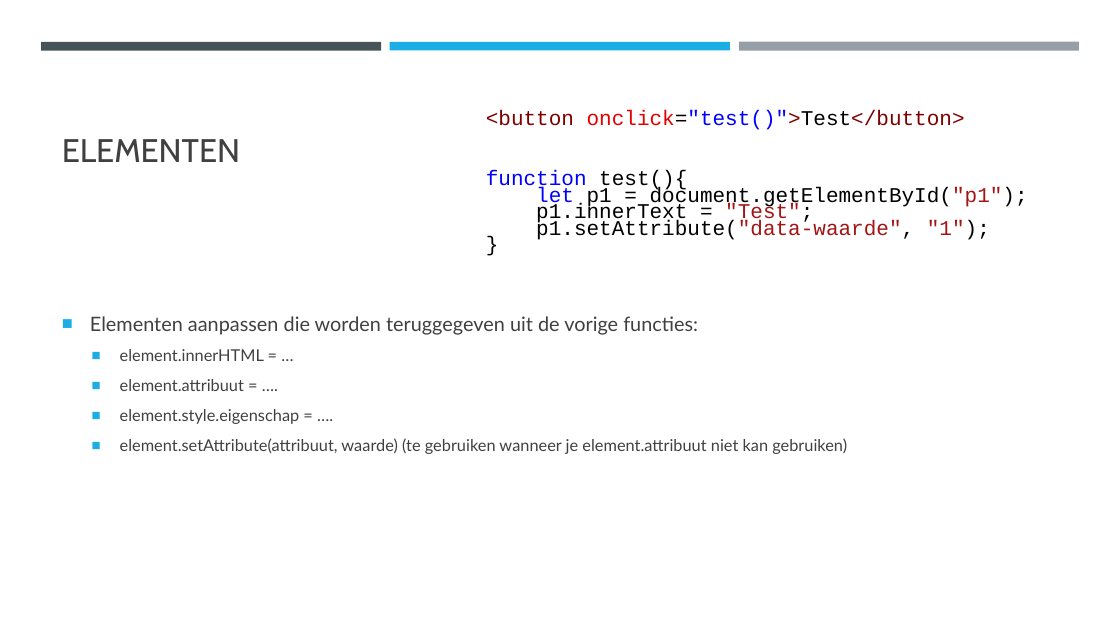
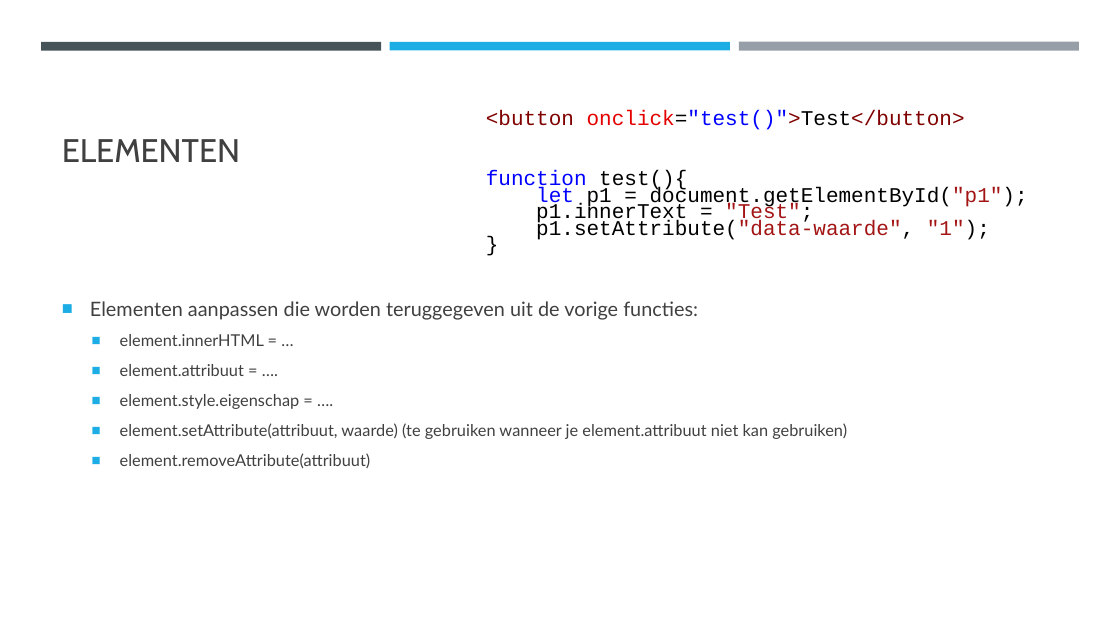
Before and after one commit to DhrLeroy/Webdesign, a slide deck: slide 50 of Webdesign.pptx (slide 49 before the commit). Drawn at 1120x630 pixels with LibreOffice and Linux fonts; fonts in the diff are those of the drawing. Boxes give left, top, right and bottom in pixels: in the first picture for what was removed or moved away, otherwise in the second. Text is boxed around its words. In the diff, an @@ line names an element or a change of style, - is before the commit and + after.

```diff
--- a/Webdesign.pptx
+++ b/Webdesign.pptx
@@ text at [120, 453, 371, 468]: paragraph added @@
+  ■ element.removeAttribute(attribuut)
```
Also in this commit, not shown: 6 other slides changed, 1 slide added, 1 slide removed, 2 other files.
